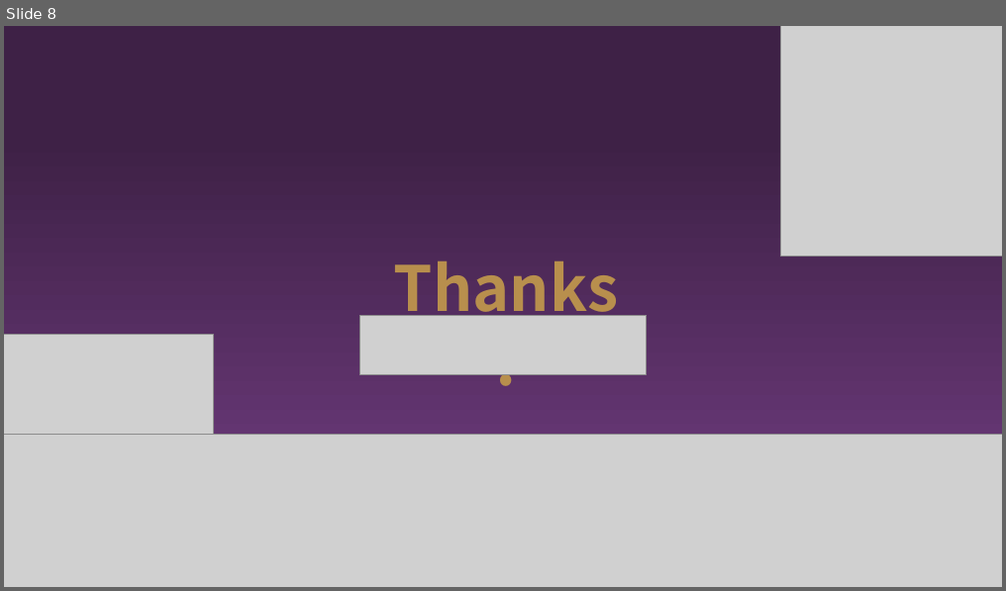
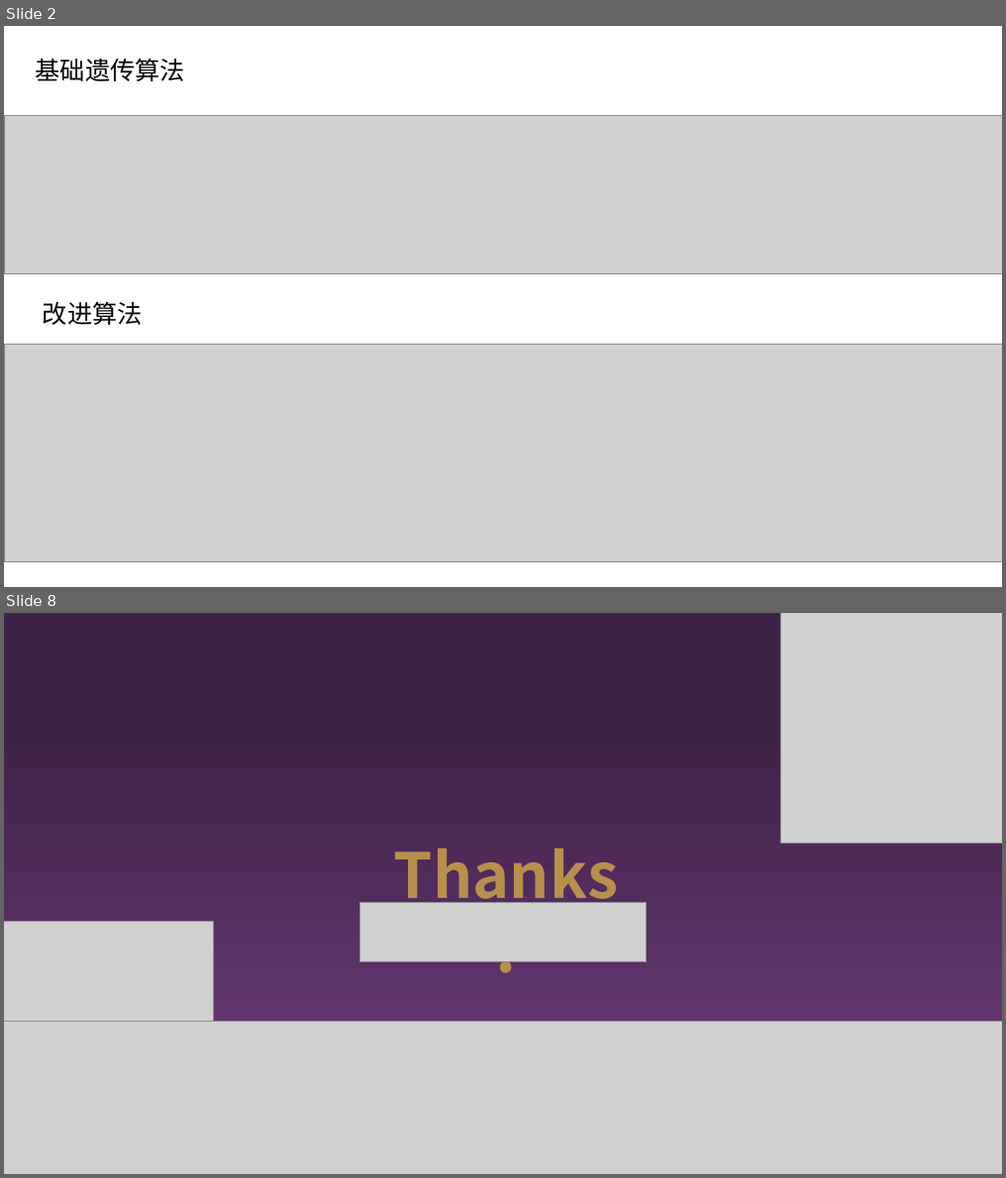
Before and after one commit to enbao5833/SSP, a slide deck: ppt/毕设 .pptx. Shown one above the other, each under a label of ours: slide 8 before the commit, slides 2 and 8 after it; the slides between them are not shown. The pictures are 1006x591 and 1006x1178 pixels, drawn with LibreOffice and Linux fonts; fonts in the diff are those of the drawing; grey boxes stand for pictures; background and template pictures are left out. Boxes give left, top, right and bottom in pixels: in the first picture for what was removed or moved away, otherwise in the second. Text is boxed around its words. In the diff, an @@ line names an element or a change of style, - is before the commit and + after.

```diff
--- a/ppt/毕设 .pptx
+++ b/ppt/毕设 .pptx
@@ slide 2 added at [4, 26, 1002, 587], background picture (left out) @@
@@ text added at [36, 58, 185, 81], 24 pt, text #000000 @@
+基础遗传算法
@@ picture added at [4, 115, 1002, 274] @@
@@ text added at [43, 301, 143, 325], 24 pt, text #000000 @@
+改进算法
@@ picture added at [4, 344, 1002, 562] @@
```
Also in this commit, not shown: 2 slides changed, 4 other slides added, 5 slides removed, 42 other files.
